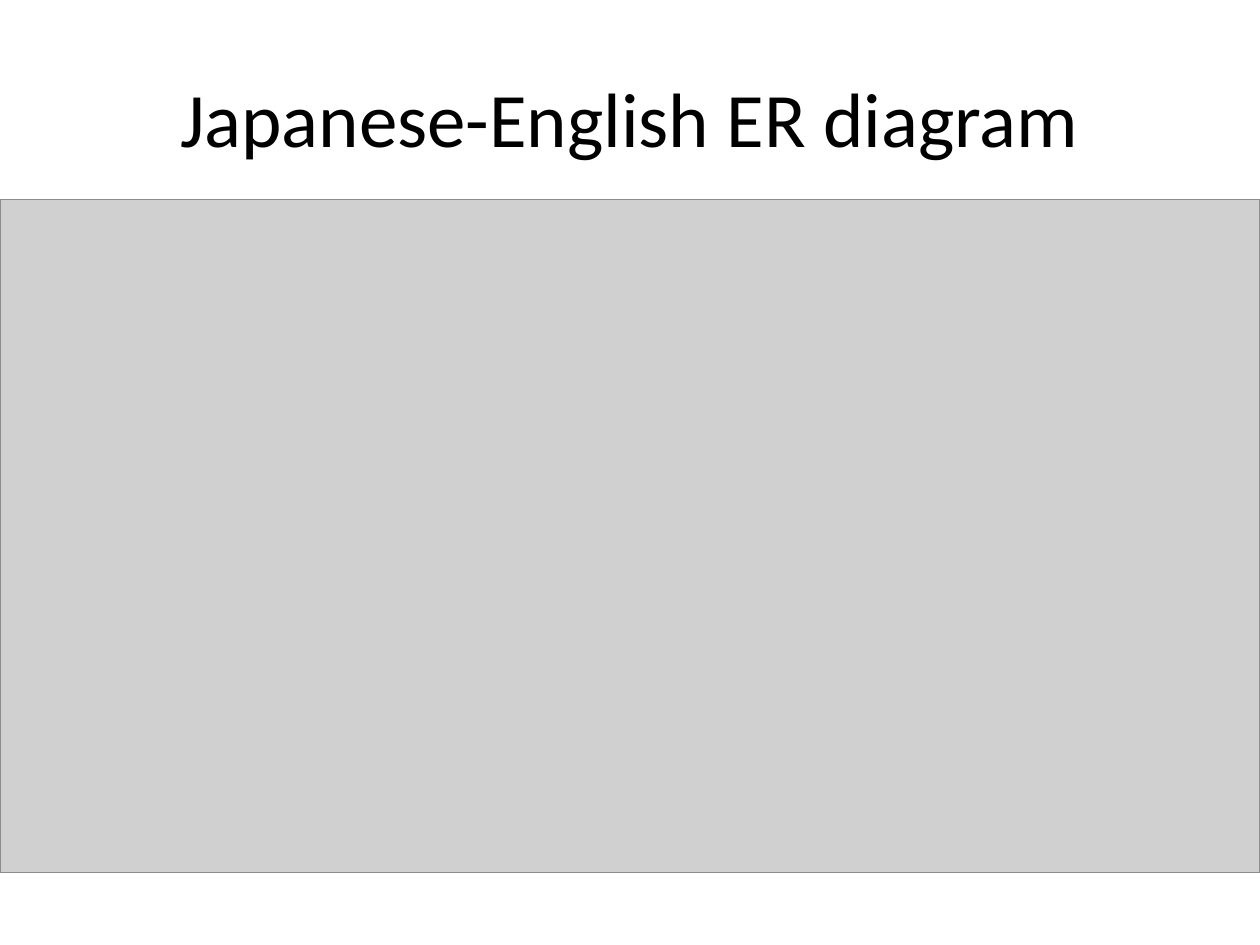
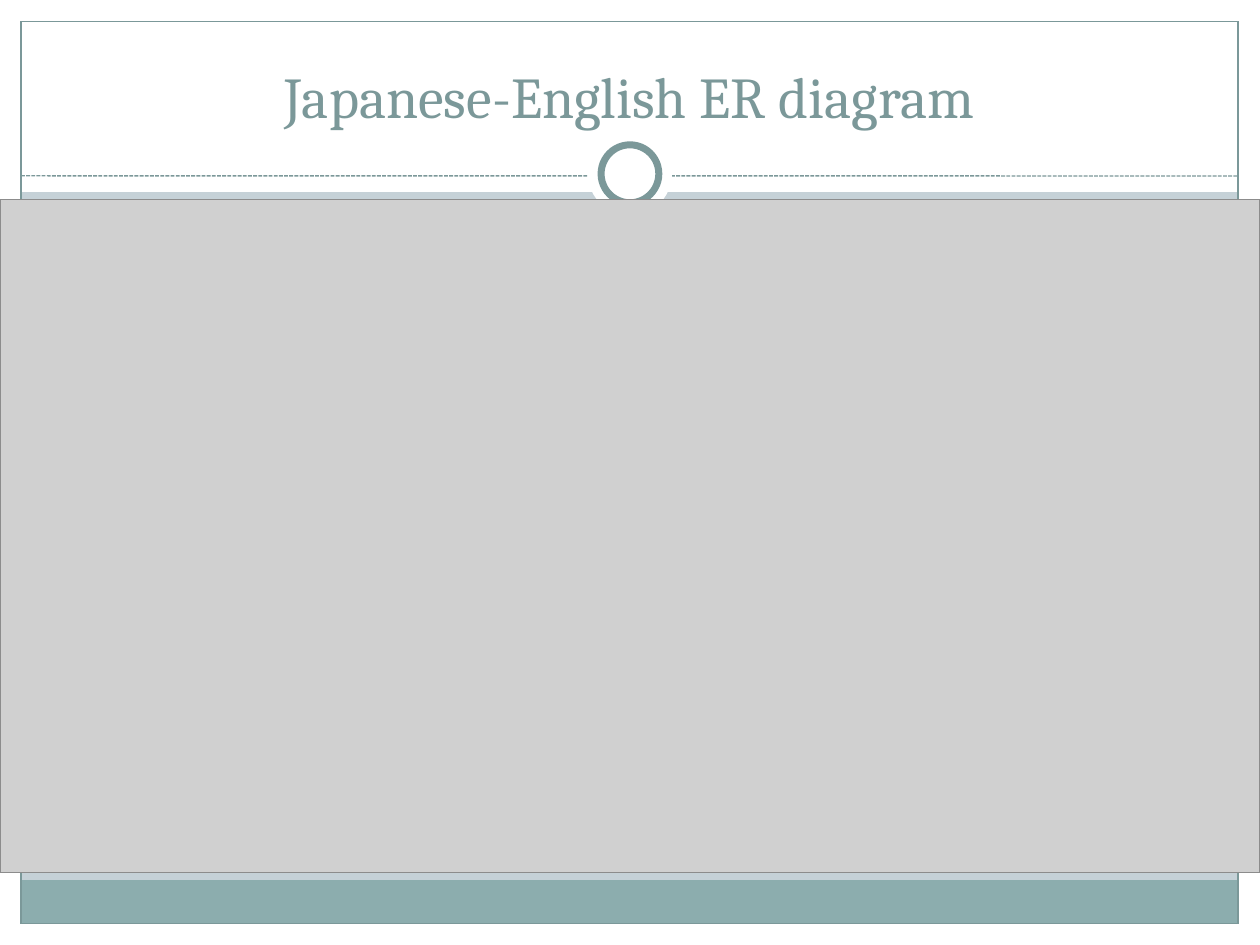
Before and after one commit to allenkvu/CSE111-project, a slide deck: slide 4 of DB_powerpoint.ppt. Drawn at 1260x945 pixels with LibreOffice and Linux fonts; fonts in the diff are those of the drawing; grey boxes stand for pictures. Boxes give left, top, right and bottom in pixels: in the first picture for what was removed or moved away, otherwise in the second. Text is boxed around its words. In the diff, an @@ line names an element or a change of style, - is before the commit and + after.

```diff
--- a/DB_powerpoint.ppt
+++ b/DB_powerpoint.ppt
@@ background #FFFFFF to #C5D1D7 @@
@@ rectangle added at [0, 0, 1260, 192], fill #FFFFFF @@
@@ rectangle added at [0, 0, 21, 945], fill #FFFFFF @@
@@ rectangle added at [21, 21, 1239, 924], outline #7B9899 0.74 pt @@
@@ rectangle added at [1239, 0, 1260, 945], fill #FFFFFF @@
@@ title "Japanese-English ER diagram": place and size @@
-title "Japanese-English ER diagram" at [180, 93, 1079, 161]
+title "Japanese-English ER diagram" at [284, 78, 975, 130]
@@ title "Japanese-English ER diagram" at [284, 78, 975, 130]: size 44 to 33 pt, font Calibri to Cambria, text colour #000000 to #7B9899; vertical alignment middle to bottom @@
@@ ellipse added at [588, 132, 673, 217], fill #FFFFFF @@
@@ ellipse added at [601, 145, 659, 203], fill #FFFFFF, outline #7B9899 4 pt @@
@@ line added from (21, 176) to (1239, 176), #7B9899 0.74 pt dashed @@
@@ rectangle added at [20, 881, 1237, 924], fill #8CADAE @@
@@ rectangle added at [0, 924, 1260, 945], fill #FFFFFF @@
```
Also in this commit, not shown: 5 other slides changed.
